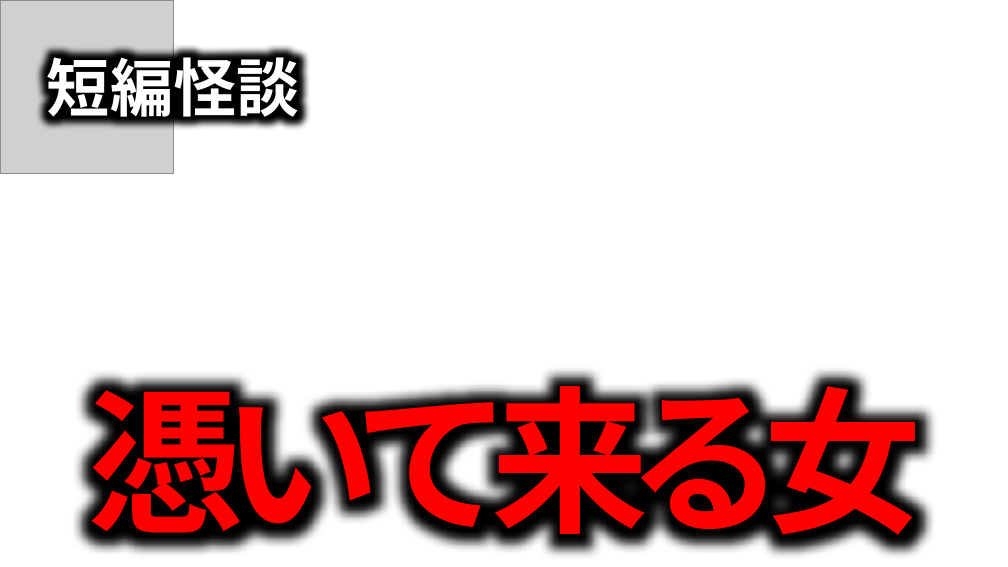
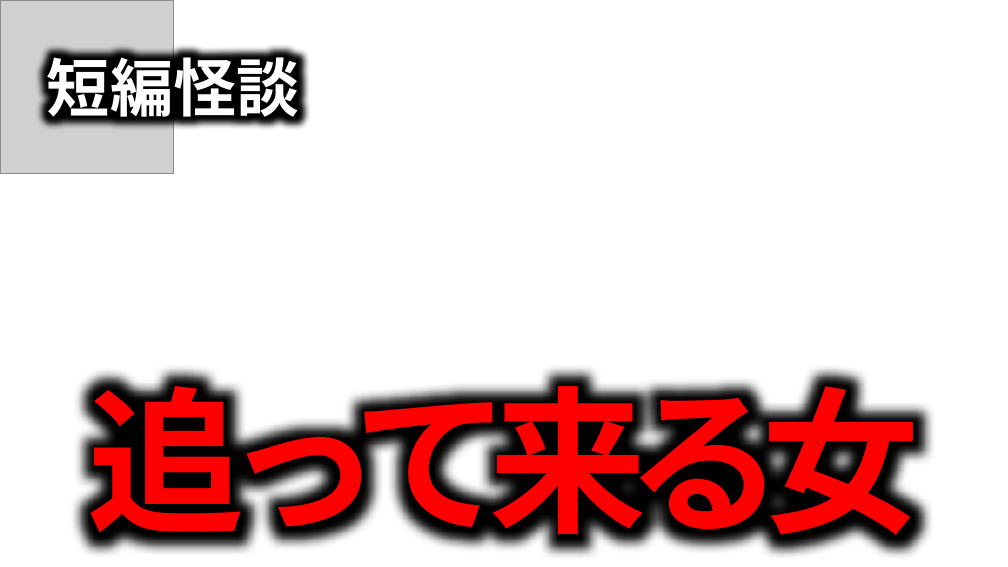
Before and after one commit to takeko333/ContentGenerator, a slide deck: slide 9 of bkup/Channels/ほたてまだこ/サムネイル_Horror.pptx. Drawn at 1008x567 pixels with LibreOffice and Linux fonts; fonts in the diff are those of the drawing; grey boxes stand for pictures; background and template pictures are left out. Boxes give left, top, right and bottom in pixels: in the first picture for what was removed or moved away, otherwise in the second. Text is boxed around its words. In the diff, an @@ line names an element or a change of style, - is before the commit and + after.

```diff
--- a/bkup/Channels/ほたてまだこ/サムネイル_Horror.pptx
+++ b/bkup/Channels/ほたてまだこ/サムネイル_Horror.pptx
@@ text at [88,360,920,559]: text changed @@
-憑いて来る女
+追って来る女
```
Also in this commit, not shown: 1 other file.
